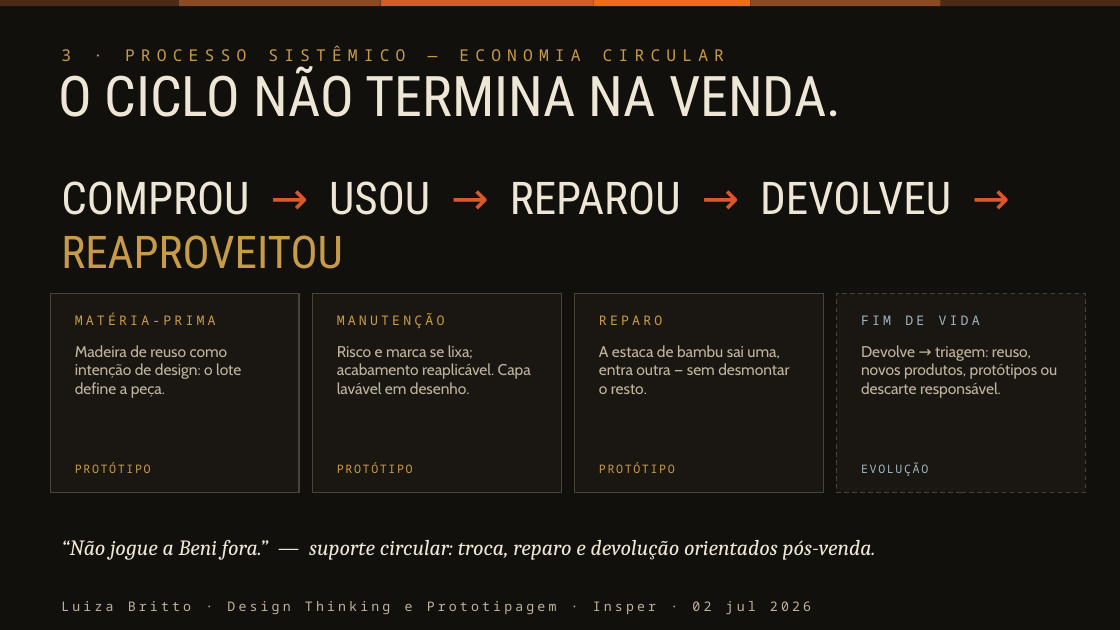
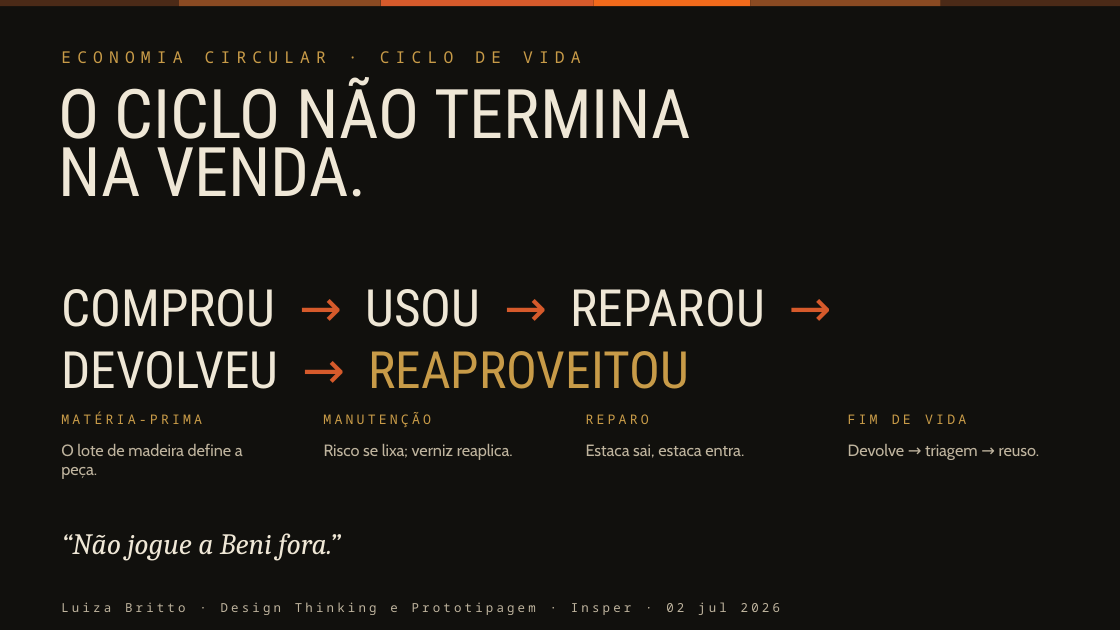
Before and after one commit to lubritto-hub/clipping, a slide deck: slide 9 of entrega/CadeiraBeni_pitch.pptx. Drawn at 1120x630 pixels with LibreOffice and Linux fonts; fonts in the diff are those of the drawing. Boxes give left, top, right and bottom in pixels: in the first picture for what was removed or moved away, otherwise in the second. Text is boxed around its words. In the diff, an @@ line names an element or a change of style, - is before the commit and + after.

```diff
--- a/entrega/CadeiraBeni_pitch.pptx
+++ b/entrega/CadeiraBeni_pitch.pptx
@@ text at (61,51,581,63): text changed @@
-3 · PROCESSO SISTÊMICO — ECONOMIA CIRCULAR
+ECONOMIA CIRCULAR · CICLO DE VIDA
@@ text at (58,77,691,197): text changed; size 36 to 44 pt @@
-O CICLO NÃO TERMINA NA VENDA.
+O CICLO NÃO TERMINA
+NA VENDA.
@@ text "COMPROU → USOU → REPAROU ...": place and size @@
-text "COMPROU → USOU → REPAROU ..." at (61,181,951,269)
+text "COMPROU → USOU → REPAROU ..." at (61,289,765,389)
@@ text "COMPROU → USOU → REPAROU ..." at (61,289,765,389): size 29 to 33 pt @@
@@ rectangle removed at (50,293,299,493) @@
@@ rectangle removed at (312,293,561,493) @@
@@ rectangle removed at (575,293,823,493) @@
@@ rectangle removed at (837,293,1085,493) @@
@@ text removed at (337,345,531,394) @@
-Risco e marca se lixa; acabamento reaplicável. Capa lavável em desenho.
@@ text removed at (599,345,789,394) @@
-A estaca de bambu sai uma, entra outra — sem desmontar o resto.
@@ text "MATÉRIA-PRIMA": place and size @@
-text "MATÉRIA-PRIMA" at (75,312,216,325)
+text "MATÉRIA-PRIMA" at (61,411,202,424)
@@ text "MANUTENÇÃO": place and size @@
-text "MANUTENÇÃO" at (337,313,445,328)
+text "MANUTENÇÃO" at (323,412,431,427)
@@ text "REPARO": place and size @@
-text "REPARO" at (599,315,662,325)
+text "REPARO" at (586,414,649,424)
@@ text "FIM DE VIDA": place and size @@
-text "FIM DE VIDA" at (861,315,980,325)
+text "FIM DE VIDA" at (848,414,966,424)
@@ text "FIM DE VIDA" at (848,414,966,424): text colour #9FB4BD to #C89B48 @@
@@ text at (61,444,243,479): text changed; size 10 to 10.5 pt @@
-Madeira de reuso como intenção de design: o lote define a peça.
+O lote de madeira define a peça.
@@ text added at (324,444,513,460), 10.5 pt, text #BFB49E @@
+Risco se lixa; verniz reaplica.
@@ text added at (586,444,744,458), 10.5 pt, text #BFB49E @@
+Estaca sai, estaca entra.
@@ text at (848,444,1040,460): text changed; size 10 to 10.5 pt @@
-Devolve → triagem: reuso, novos produtos, protótipos ou descarte responsável.
+Devolve → triagem → reuso.
@@ text removed at (75,462,151,473) @@
-PROTÓTIPO
@@ text removed at (337,462,413,473) @@
-PROTÓTIPO
@@ text removed at (599,462,675,473) @@
-PROTÓTIPO
@@ text removed at (861,462,928,476) @@
-EVOLUÇÃO
@@ text at (61,533,341,560): text changed; size 14 to 19 pt @@
-“Não jogue a Beni fora.” — suporte circular: troca, reparo e devolução orientados pós-venda.
+“Não jogue a Beni fora.”
@@ text "Luiza Britto · Design Thinking ..." at (61,602,780,615): size 8.5 to 8 pt @@
```
Also in this commit, not shown: 12 other slides changed, 2 other files.
